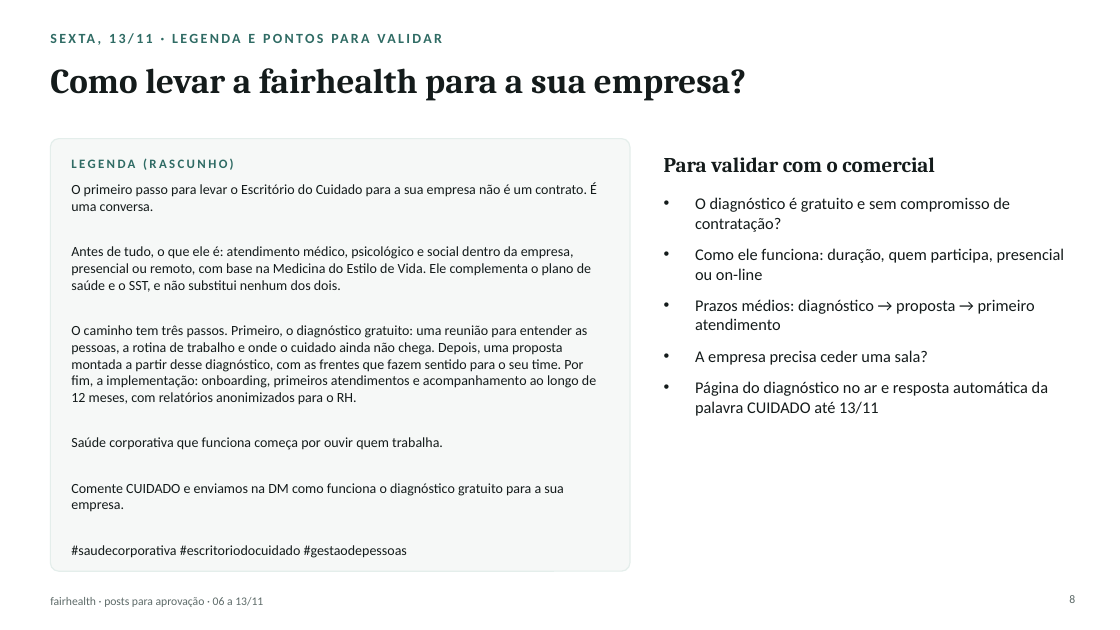
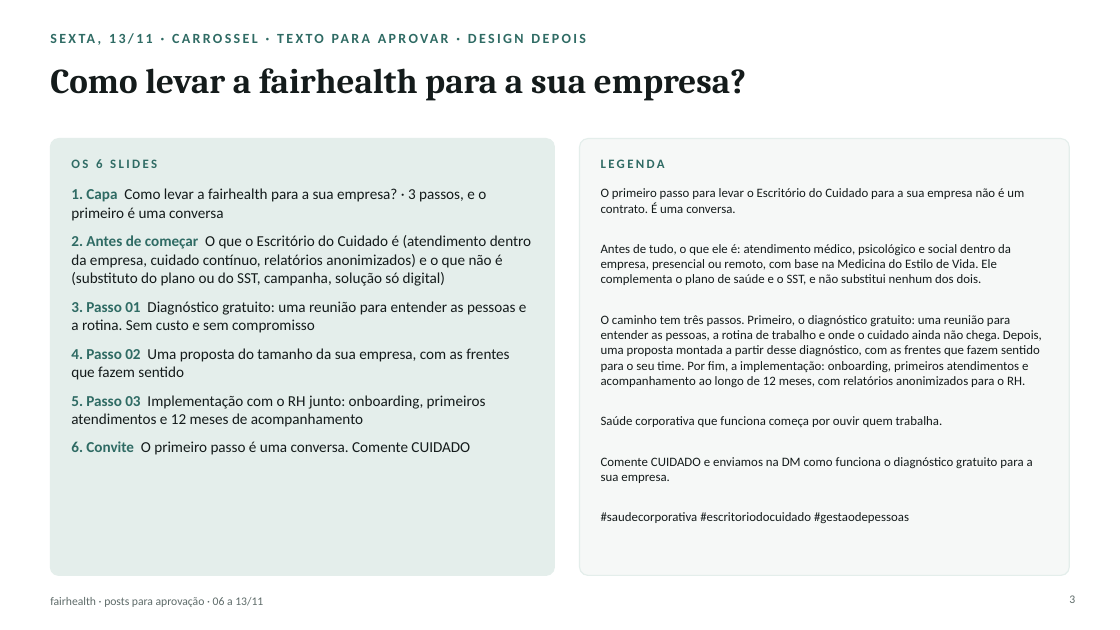
Before and after one commit to nina-rebello/comunicao-fh, a slide deck: slide 3 of instagram/aprovacao/posts-06-a-13-11.pptx (slide 8 before the commit). Drawn at 1120x630 pixels with LibreOffice and Linux fonts; fonts in the diff are those of the drawing. Boxes give left, top, right and bottom in pixels: in the first picture for what was removed or moved away, otherwise in the second. Text is boxed around its words. In the diff, an @@ line names an element or a change of style, - is before the commit and + after.

```diff
--- a/instagram/aprovacao/posts-06-a-13-11.pptx
+++ b/instagram/aprovacao/posts-06-a-13-11.pptx
@@ rounded rectangle resized from (x1=50, y1=139, x2=630, y2=571) to (x1=50, y1=139, x2=555, y2=576) @@
@@ rounded rectangle at (x1=50, y1=139, x2=555, y2=576): fill #F6F8F7 to #E4EEEB @@
@@ rounded rectangle added at (x1=580, y1=139, x2=1070, y2=576), fill #F6F8F7, outline #E4EEEB 1 pt @@
@@ text at (x1=71, y1=159, x2=157, y2=168): text changed @@
-LEGENDA (RASCUNHO)
+OS 6 SLIDES
@@ text added at (x1=601, y1=159, x2=665, y2=168), 11 pt, text #2F6B64, bold @@
+LEGENDA
@@ text removed at (x1=664, y1=157, x2=935, y2=172) @@
-Para validar com o comercial
@@ text at (x1=71, y1=188, x2=531, y2=455): text changed; size 12 to 13 pt @@
-O primeiro passo para levar o Escritório do Cuidado para a sua empresa não é um contrato. É uma conversa.
-Antes de tudo, o que ele é: atendimento médico, psicológico e social dentro da empresa, presencial ou remoto, com base na Medicina do Estilo de Vida. Ele complementa o plano de saúde e o SST, e não substitui nenhum dos dois.
-O caminho tem três passos. Primeiro, o diagnóstico gratuito: uma reunião para entender as pessoas, a rotina de trabalho e onde o cuidado ainda não chega. Depois, uma proposta montada a partir desse diagnóstico, com as frentes que fazem sentido para o seu time. Por fim, a implementação: onboarding, primeiros atendimentos e acompanhamento ao longo de 12 meses, com relatórios anonimizados para o RH.
-Saúde corporativa que funciona começa por ouvir quem trabalha.
-Comente CUIDADO e enviamos na DM como funciona o diagnóstico gratuito para a sua empresa.
-#saudecorporativa #escritoriodocuidado #gestaodepessoas
+1. Capa Como levar a fairhealth para a sua empresa? · 3 passos, e o primeiro é uma conversa
+2. Antes de começar O que o Escritório do Cuidado é (atendimento dentro da empresa, cuidado contínuo, relatórios anonimizados) e o que não é (substituto do plano ou do SST, campanha, solução só digital)
+3. Passo 01 Diagnóstico gratuito: uma reunião para entender as pessoas e a rotina. Sem custo e sem compromisso
+4. Passo 02 Uma proposta do tamanho da sua empresa, com as frentes que fazem sentido
+5. Passo 03 Implementação com o RH junto: onboarding, primeiros atendimentos e 12 meses de acompanhamento
+6. Convite O primeiro passo é uma conversa. Comente CUIDADO
@@ text added at (x1=601, y1=188, x2=1042, y2=523), 11 pt, text #141B1B @@
+O primeiro passo para levar o Escritório do Cuidado para a sua empresa não é um contrato. É uma conversa.
+Antes de tudo, o que ele é: atendimento médico, psicológico e social dentro da empresa, presencial ou remoto, com base na Medicina do Estilo de Vida. Ele complementa o plano de saúde e o SST, e não substitui nenhum dos dois.
+O caminho tem três passos. Primeiro, o diagnóstico gratuito: uma reunião para entender as pessoas, a rotina de trabalho e onde o cuidado ainda não chega. Depois, uma proposta montada a partir desse diagnóstico, com as frentes que fazem sentido para o seu time. Por fim, a implementação: onboarding, primeiros atendimentos e acompanhamento ao longo de 12 meses, com relatórios anonimizados para o RH.
+Saúde corporativa que funciona começa por ouvir quem trabalha.
+Comente CUIDADO e enviamos na DM como funciona o diagnóstico gratuito para a sua empresa.
+#saudecorporativa #escritoriodocuidado #gestaodepessoas
@@ text removed at (x1=695, y1=197, x2=1065, y2=416) @@
-• O diagnóstico é gratuito e sem compromisso de contratação?
-• Como ele funciona: duração, quem participa, presencial ou on-line
-• Prazos médios: diagnóstico → proposta → primeiro atendimento
-• A empresa precisa ceder uma sala?
-• Página do diagnóstico no ar e resposta automática da palavra CUIDADO até 13/11
@@ page number at (x1=1069, y1=595, x2=1075, y2=603): text changed @@
-8
+3
```
Also in this commit, not shown: 2 other slides changed, 6 slides removed, 2 other files.
